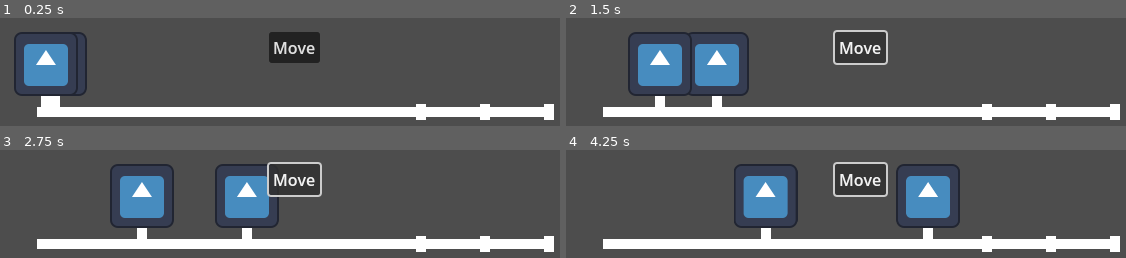
Above: before the commit, frames 1-4 (two rows, left to right).
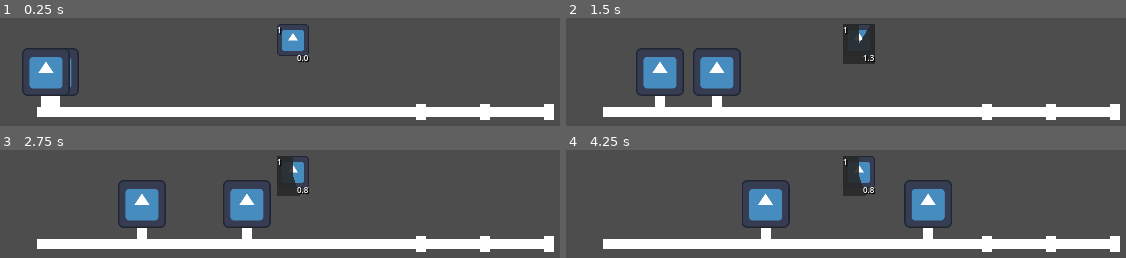
Above: after the commit, the same moments.

Repository: chris3spice/Battle
Game: Godot game, scene res://ATBBattle/atb_battle.tscn
The game is run twice, just before and just after one commit, with the same random seed, the same clock (stepped at 60 frames per second) and the same inputs. The project has no main scene, so this scene is started directly. The engine's default icon, where the game draws it, is replaced by a stand-in: a white triangle on a blue panel in a dark square.
Inputs (mouse positions are in pixels of both pictures, inside the frame that each line leads up to):
- Up to frame 1 (0.25 s): no input
- Up to frame 2 (1.5 s): click (862, 47) at 0.5 s, where only the run before the commit has a clickable "Move"; click (857, 43) at 1.25 s, where only the run after the commit has a clickable "0.8"
- Up to frame 3 (2.75 s): click (296, 179) at 2 s, where only the run before the commit has a clickable "Move"
- Up to frame 4 (4.25 s): click (857, 175) at 2.75 s, where only the run after the commit has a clickable "0.8"; click (862, 179) at 3.5 s, where only the run before the commit has a clickable "Move"

The runs differ from the first frame. In frame 1, 5.8% of the frame differs, in the area x 2-58%, y 5-73%; in frame 2, 6.8%; in frame 3, 7.4%; in frame 4, 7.5%, in the area x 30-71%, y 5-73%.

Commit message:
Add files via upload

Diff:
--- /dev/null
+++ b/ATBBattle/action_bar.gd
@@ -0,0 +1,33 @@
+extends HBoxContainer
+
+@onready var atb_unit: Node2D = $"../.." #Get access to unit
+
+const MOVE_BUTTON = preload("res://ATBBattle/move_button.tscn")
+
+var skills : Array
+
+func _ready() -> void:
+	for n in atb_unit.battle_unit.chaomon_moveset:
+		var new_btn = MOVE_BUTTON.instantiate()
+		new_btn.move_resource = n
+		add_child(new_btn)
+
+	skills = get_children()
+	for i in get_child_count():
+		skills[i].change_key = str(i+1)
+
+func enable(): #Enable all the buttons
+	for i in get_child_count():
+		if skills[i].timer.time_left > 0:
+			skills[i].disabled = true
+	#for i in get_child_count():
+		#if skills[i].timer.time_left > 0:
+			#skills[i].disabled = true
+		#else:
+			#skills[i].disabled = false
+
+
+func disable(): #Disable all the buttons
+	for i in get_child_count():
+		if skills[i].timer.time_left > 0:
+			skills[i].disabled = false
--- a/ATBBattle/atb_unit.gd
+++ b/ATBBattle/atb_unit.gd
@@ -2,3 +2,10 @@
 
 @export var battle_unit : Chaomon
 @export var move_selected : Move
+@onready var control: CanvasLayer = $Control
+
+func _ready() -> void:
+	if battle_unit.is_player:
+		control.visible = true
+	else:
+		control.visible = false
--- a/ATBBattle/atb_unit.tscn
+++ b/ATBBattle/atb_unit.tscn
@@ -9,6 +9,7 @@
 [ext_resource type="Script" path="res://ATBBattle/atb_unit_activating.gd" id="7_k1hem"]
 [ext_resource type="Script" path="res://ATBBattle/atb_unit_recovering.gd" id="8_q36u8"]
 [ext_resource type="Script" path="res://ATBBattle/atb_unit_choosing.gd" id="8_rias0"]
+[ext_resource type="Script" path="res://ATBBattle/action_bar.gd" id="10_cyvph"]
 
 [node name="ATBUnit" type="Node2D"]
 script = ExtResource("1_ei7tu")
@@ -55,24 +56,17 @@
 points = PackedVector2Array(0, -32, 0, 0)
 
 [node name="Sprite" type="Sprite2D" parent="Icon"]
-position = Vector2(0, -48)
-scale = Vector2(0.5, 0.5)
+position = Vector2(0, -40)
+scale = Vector2(0.375, 0.375)
 texture = ExtResource("5_h0jjw")
 
 [node name="Control" type="CanvasLayer" parent="."]
 
-[node name="Control" type="Control" parent="Control"]
-layout_mode = 3
-anchors_preset = 15
-anchor_right = 1.0
-anchor_bottom = 1.0
-grow_horizontal = 2
-grow_vertical = 2
-
-[node name="Button" type="Button" parent="Control/Control"]
-layout_mode = 0
-offset_left = 296.0
-offset_top = 240.0
-offset_right = 347.0
-offset_bottom = 271.0
-text = "Move"
+[node name="ActionBar" type="HBoxContainer" parent="Control"]
+custom_minimum_size = Vector2(0, 32)
+offset_left = 64.0
+offset_top = 232.0
+offset_right = 576.0
+offset_bottom = 272.0
+alignment = 1
+script = ExtResource("10_cyvph")
--- a/ATBBattle/atb_unit_activating.gd
+++ b/ATBBattle/atb_unit_activating.gd
@@ -22,5 +22,6 @@
 	icon.position.y = choice.position.y
 
 func enter():
+	print("Activating")
 	timer.wait_time = atb_unit.move_selected.move_activation_time
 	timer.start()
--- a/ATBBattle/atb_unit_choosing.gd
+++ b/ATBBattle/atb_unit_choosing.gd
@@ -1,14 +1,27 @@
 extends ATBState
 class_name ATBChoosing
 
+@onready var atb_unit: Node2D = $"../.."
+@onready var action_bar: HBoxContainer = $"../../Control/ActionBar"
+
 func _ready() -> void:
-	pass
-
-func update(delta):
-	pass
+	if atb_unit.battle_unit.is_player:
+		BattleManager.move_selected.connect(_move_selected)
 
 func enter():
-	BattleManager.pause.emit() #Emit pause so it'll pause all the timers
+	BattleManager.pause.emit() #Pause all the timers
+	if atb_unit.battle_unit.is_player: #If players turn
+		print("Player chooses")
+		action_bar.enable() #Enable all the buttons
+	else: #If opponents turn
+		print("Enemy chooses")
+		_move_selected(atb_unit.battle_unit.chaomon_moveset.pick_random())
 
 func exit():
-	BattleManager.unpause.emit()
+	BattleManager.unpause.emit() #Unpause all the timers
+
+func _move_selected(move_resource):
+	atb_unit.move_selected = move_resource
+	print(atb_unit.move_selected)
+	action_bar.disable() #Disable all the buttons
+	transition.emit(self, "activating") #Change state to activating
--- a/ATBBattle/atb_unit_state_machine.gd
+++ b/ATBBattle/atb_unit_state_machine.gd
@@ -3,7 +3,6 @@
 #STATES
 @export var initial_state : ATBState
 var current_state : ATBState
-var previous_state : ATBState
 var states : Dictionary = {}
 
 #TIMER
@@ -13,8 +12,8 @@
 var is_paused : bool = false
 
 func _ready() -> void:
-	BattleManager.pause.connect(pause)
-	BattleManager.unpause.connect(pause)
+	BattleManager.pause.connect(_pause) #Connect to BattleManager global pause
+	BattleManager.unpause.connect(_unpause) #Connect to BattleManager global unpause
 	timer.connect("timeout", _timeout) #Connect to the timer
 	for child in get_children(): #Loop through the nodes
 		if child is ATBState: #If a node is a state
@@ -52,7 +51,6 @@
 	current_state = new_state #Change current state to the new state
 
 func _timeout():
-	previous_state = current_state
 	match current_state:
 		states.waiting:
 			print("done waiting")
@@ -64,8 +62,8 @@
 			print("done recovering")
 			current_state.transition.emit(current_state, "waiting")
 
-func pause():
+func _pause():
 	timer.paused = true
 
-func unpause():
+func _unpause():
 	timer.paused = false
--- /dev/null
+++ b/ATBBattle/move_button.gd
@@ -0,0 +1,37 @@
+extends TextureButton
+
+var move_resource : Move
+
+@onready var progress_bar: TextureProgressBar = $TextureProgressBar
+@onready var timer: Timer = $Timer
+@onready var time: Label = $Time
+@onready var key: Label = $Key
+
+var change_key = "":
+	set(value):
+		change_key = value
+		key.text = value
+
+		shortcut = Shortcut.new()
+		var input_key = InputEventKey.new()
+		input_key.keycode = value.unicode_at(0)
+
+		shortcut.events = [input_key]
+
+func _ready():
+	change_key = "1"
+	progress_bar.max_value = timer.wait_time
+
+func _process(_delta):
+	time.text = "%3.1f" % timer.time_left
+	progress_bar.value = timer.time_left
+
+func _on_pressed():
+	timer.start()
+	disabled = true
+
+	BattleManager.move_selected.emit(move_resource)
+
+
+func _on_timer_timeout():
+	time.text = ""
--- /dev/null
+++ b/ATBBattle/move_button.tscn
@@ -0,0 +1,67 @@
+[gd_scene load_steps=4 format=3 uid="uid://cevt78cdv2grl"]
+
+[ext_resource type="Texture2D" uid="uid://do6bja7e7drjt" path="res://icon.svg" id="1_106xr"]
+[ext_resource type="Script" path="res://ATBBattle/move_button.gd" id="1_njxw2"]
+[ext_resource type="Texture2D" uid="uid://kp6y37xbwckm" path="res://ATBBattle/Sprites/white-32x32.png" id="2_x2fdy"]
+
+[node name="MoveButton" type="TextureButton"]
+custom_minimum_size = Vector2(32, 32)
+anchors_preset = 8
+anchor_left = 0.5
+anchor_top = 0.5
+anchor_right = 0.5
+anchor_bottom = 0.5
+offset_left = -32.0
+offset_top = -32.0
+offset_right = 32.0
+offset_bottom = 32.0
+grow_horizontal = 2
+grow_vertical = 2
+texture_normal = ExtResource("1_106xr")
+ignore_texture_size = true
+stretch_mode = 4
+script = ExtResource("1_njxw2")
+
+[node name="TextureProgressBar" type="TextureProgressBar" parent="."]
+layout_mode = 1
+anchors_preset = 15
+anchor_right = 1.0
+anchor_bottom = 1.0
+grow_horizontal = 2
+grow_vertical = 2
+mouse_filter = 2
+step = 0.05
+fill_mode = 5
+nine_patch_stretch = true
+texture_progress = ExtResource("2_x2fdy")
+tint_progress = Color(0.156863, 0.156863, 0.156863, 0.901961)
+
+[node name="Timer" type="Timer" parent="."]
+wait_time = 1.5
+one_shot = true
+
+[node name="Time" type="Label" parent="."]
+layout_mode = 1
+anchors_preset = 3
+anchor_left = 1.0
+anchor_top = 1.0
+anchor_right = 1.0
+anchor_bottom = 1.0
+offset_left = -40.0
+offset_top = -23.0
+grow_horizontal = 0
+grow_vertical = 0
+theme_override_colors/font_shadow_color = Color(0, 0, 0, 1)
+theme_override_font_sizes/font_size = 8
+horizontal_alignment = 2
+vertical_alignment = 2
+
+[node name="Key" type="Label" parent="."]
+layout_mode = 1
+offset_right = 40.0
+offset_bottom = 23.0
+theme_override_colors/font_shadow_color = Color(0, 0, 0, 1)
+theme_override_font_sizes/font_size = 8
+
+[connection signal="pressed" from="." to="." method="_on_pressed"]
+[connection signal="timeout" from="Timer" to="." method="_on_timer_timeout"]
--- a/Globals/battle_manager.gd
+++ b/Globals/battle_manager.gd
@@ -3,3 +3,4 @@
 #Signals
 signal pause
 signal unpause
+signal move_selected(move_resource)
--- a/Resources/Chaomon/Chaomon1.tres
+++ b/Resources/Chaomon/Chaomon1.tres
@@ -1,8 +1,11 @@
-[gd_resource type="Resource" script_class="Chaomon" load_steps=2 format=3 uid="uid://0tjne4keu5mi"]
+[gd_resource type="Resource" script_class="Chaomon" load_steps=3 format=3 uid="uid://0tjne4keu5mi"]
 
+[ext_resource type="Resource" uid="uid://hfu5yfowiomv" path="res://Resources/Moves/tackle.tres" id="1_7s4fv"]
 [ext_resource type="Script" path="res://Resources/chaomon.gd" id="1_tj7sq"]
 
 [resource]
 script = ExtResource("1_tj7sq")
+is_player = true
 chaomon_name = "Flyguy"
 chaomon_speed = 5.0
+chaomon_moveset = [ExtResource("1_7s4fv")]
--- a/Resources/Chaomon/Chaomon2.tres
+++ b/Resources/Chaomon/Chaomon2.tres
@@ -1,8 +1,11 @@
-[gd_resource type="Resource" script_class="Chaomon" load_steps=2 format=3 uid="uid://bfu7qltadg5xv"]
+[gd_resource type="Resource" script_class="Chaomon" load_steps=3 format=3 uid="uid://bfu7qltadg5xv"]
 
+[ext_resource type="Resource" uid="uid://hfu5yfowiomv" path="res://Resources/Moves/tackle.tres" id="1_3ic4l"]
 [ext_resource type="Script" path="res://Resources/chaomon.gd" id="1_10fpn"]
 
 [resource]
 script = ExtResource("1_10fpn")
+is_player = false
 chaomon_name = "Flyguy"
 chaomon_speed = 10.0
+chaomon_moveset = [ExtResource("1_3ic4l")]
--- a/Resources/chaomon.gd
+++ b/Resources/chaomon.gd
@@ -1,5 +1,7 @@
 extends Resource
 class_name Chaomon
 
+@export var is_player : bool
 @export var chaomon_name : String
 @export var chaomon_speed : float
+@export var chaomon_moveset : Array = [Move]
Binary file added: ATBBattle/Sprites/white-32x32.png
Not shown, added: ATBBattle/Sprites/white-32x32.png.import
Not shown: 1 places in ATBBattle/atb_unit.tscn that only renumber resources
